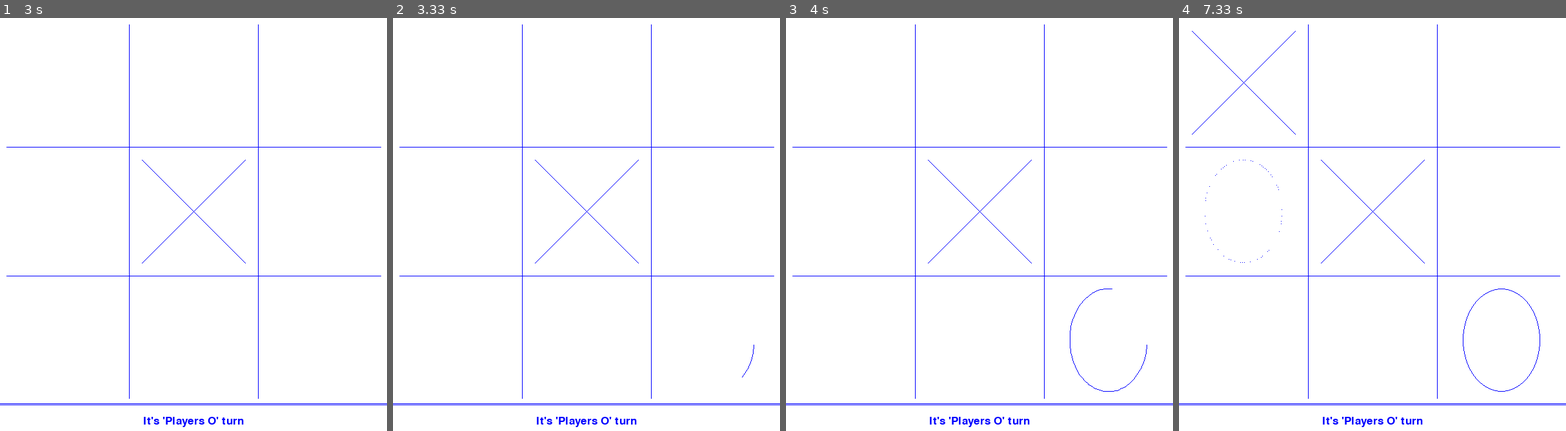
Above: before the commit, frames 1-4 (left to right).
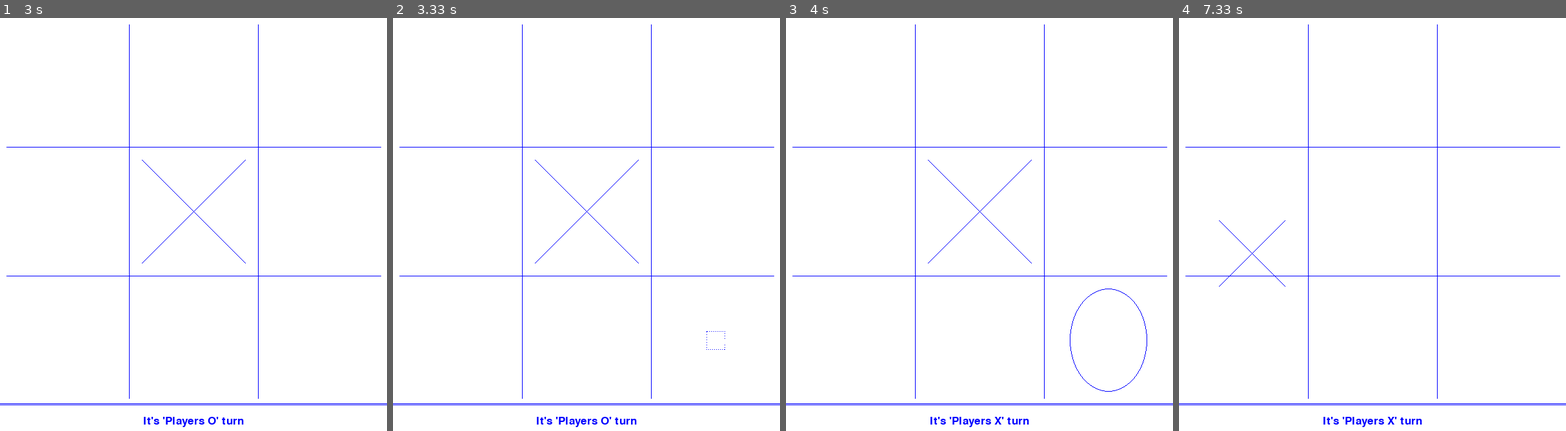
Above: after the commit, the same moments.

Repository: RomanRetsen/Animated-Tic-Tac-Toe-in-Pygame
Game: pygame game, started from my_game.py
Two runs of this game, one before a commit and one after it. Both use one fixed random seed, a clock stepped at 60 frames per second and the inputs below.
Inputs (mouse positions are in pixels of both pictures, inside the frame that each line leads up to):
- Up to frame 1 (3 s): click (193, 228) at 0.38 s
- Up to frame 2 (3.33 s): click (733, 385) at 3.22 s
- Up to frame 3 (4 s): no input
- Up to frame 4 (7.33 s): click (1492, 216) at 4.05 s; click (1260, 146) at 4.88 s; click (1264, 274) at 5.72 s; click (1476, 274) at 6.55 s; click (1252, 253) at 6.9 s

Frame 1 is identical in both runs. In frame 2, less than 0.1% of the frame differs, in the area x 81-94%, y 75-88%; in frame 3, 0.3%; in frame 4, 0.6%, in the area x 3-94%, y 3-100%.

Commit message:
Very simple 11th function for drawing "0" was added.

Diff:
--- a/ClickArea.py
+++ b/ClickArea.py
@@ -28,7 +28,7 @@
         self.oFunc = [self.drawing_click_area_o, self.drawing_click_area_o2, self.drawing_click_area_o3,
                       self.drawing_click_area_o4, self.drawing_click_area_o5, self.drawing_click_area_o6,
                       self.drawing_click_area_o7, self.drawing_click_area_o8, self.drawing_click_area_o9,
-                      self.drawing_click_area_o10]
+                      self.drawing_click_area_o10, self.drawing_click_area_o11]
 
         #list of functions of drawing sign "X"  to random pick from.
         self.xFunc = [self.drawing_click_area_x, self.drawing_click_area_x2, self.drawing_click_area_x3,
@@ -115,6 +115,11 @@
                                                        list([random.randint(destinationx, self.x + self.width),
                                                              random.randint(self.y, destinationy)])])
 
+    def relocate_dots_center_cell(self, ellipseDotsScattered):
+        for index in range(len(ellipseDotsScattered)):
+            ellipseDotsScattered[index][2][0]  = self.centerx
+            ellipseDotsScattered[index][2][1] = self.centery
+
     ################################################################
     #states b-blank; d-drawing animation; x - it's X; o - it's O
     def draw_click_area(self):
@@ -148,10 +153,12 @@
                              self.width - (self.signOffSetx * 4), self.height - (self.signOffSety * 2)), 1)
 
     def randomChooseOFunc(self):
-        self.chosenOFunc = self.oFunc[random.randint(0, len(self.oFunc) - 1)]
-        # self.chosenOFunc = self.oFunc[9]
+        # self.chosenOFunc = self.oFunc[random.randint(0, len(self.oFunc) - 1)]
+        self.chosenOFunc = self.oFunc[10]
         if self.chosenOFunc.__name__ == 'drawing_click_area_o3':
             random.shuffle(self.ellipseDots)
+        elif self.chosenOFunc.__name__ == 'drawing_click_area_o11':
+            self.relocate_dots_center_cell(self.ellipseDotsScattered)
 
     def randomChooseXFunc(self):
         self.chosenXFunc = self.xFunc[random.randint(0, len(self.xFunc) - 1)]
@@ -765,6 +772,8 @@
             self.state = 'o'
             self.g_stats.drawing_click_area = False
 
+    def drawing_click_area_o11(self):
+        self.drawing_click_area_o6()
 
     # ellipseDotsScattered
     # 0 - index in the final sequence
